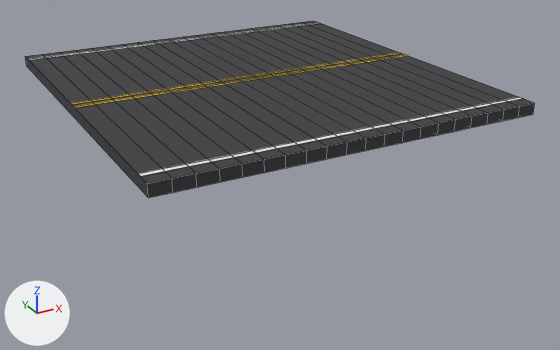
The FBX model assets/roads/SM_Road_TwoLane_Straight10m.fbx as it was, and as the next commit left it.
Camera for both pictures: a 50 mm lens placed at (-9.26, -18.19, 6.04), pointed at (0.35, -0.72, -2.69). Arrows for +X, +Y and +Z are at lower left; the lights stay in place. The picture after the commit comes second. Mesh edges are drawn as thin lines.

The first picture shows 'SM_Road_TwoLane_Straight10m.001'.
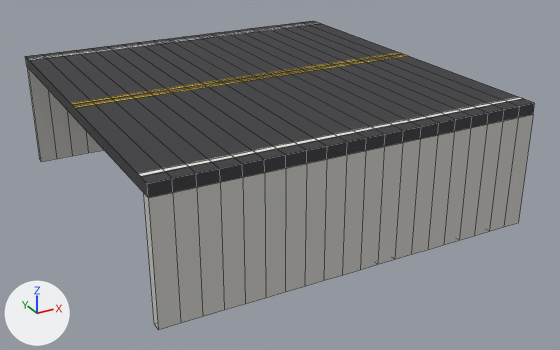
Pixel boxes (x1, y1, x2, y2) of what changed, in the pictures (560 x 350 px):
'SM_Road_TwoLane_Straight10m.001', reshaped (74% taller)
    before: (25, 21, 535, 198)
    after: (25, 21, 535, 330)
part 1 of me_sm_road_twolane_straight10m_001, added
    after: (27, 67, 533, 330)

Diff of the bpy script that builds the scene:
```diff
--- a/assets/roads/SM_Road_TwoLane_Straight10m.fbx.py
+++ b/assets/roads/SM_Road_TwoLane_Straight10m.fbx.py
@@ mat_plinth @@
+mat_plinth = principled_material('Plinth')
+mat_plinth.base_color = (0.6, 0.59, 0.56)  # light grey #cbcac5
+mat_plinth.roughness = 0.8
@@ me_sm_road_twolane_straight10m_001 @@
 # used by ob_sm_road_twolane_straight10m_001; location = (0.0, 0.0, 0.0)
-me_sm_road_twolane_straight10m_001.from_pydata(...)  # 420 vertices, 410 faces; spans x -5.0..5.0, y -5.25..5.25, z -0.3..0.01
+me_sm_road_twolane_straight10m_001.from_pydata(...)  # 546 vertices, 574 faces; spans x -5.0..5.0, y -5.25..5.25, z -3.3..0.01
+# me_sm_road_twolane_straight10m_001 part 1
+# 42 new vertices lie (0.0, 0.0, -3.0) away from vertices in x -5.0..5.0, y -5.25..5.25, z -0.3
+# 42 new vertices lie (0.0, 0.25, 0.0) away from vertices in x -5.0..5.0, y -5.25, z -3.3..-0.3
+# 42 new vertices lie (0.0, -0.25, 0.0) away from vertices in x -5.0..5.0, y 5.25, z -3.3..-0.3
+# 164 new faces join them, mat_plinth (light grey #cbcac5)
 me_sm_road_twolane_straight10m_001.materials.append(mat_asphalt)
@@ me_sm_road_twolane_straight10m_001 @@
 me_sm_road_twolane_straight10m_001.materials.append(mat_paintyellow)
+me_sm_road_twolane_straight10m_001.materials.append(mat_plinth)  # light grey #cbcac5
```
